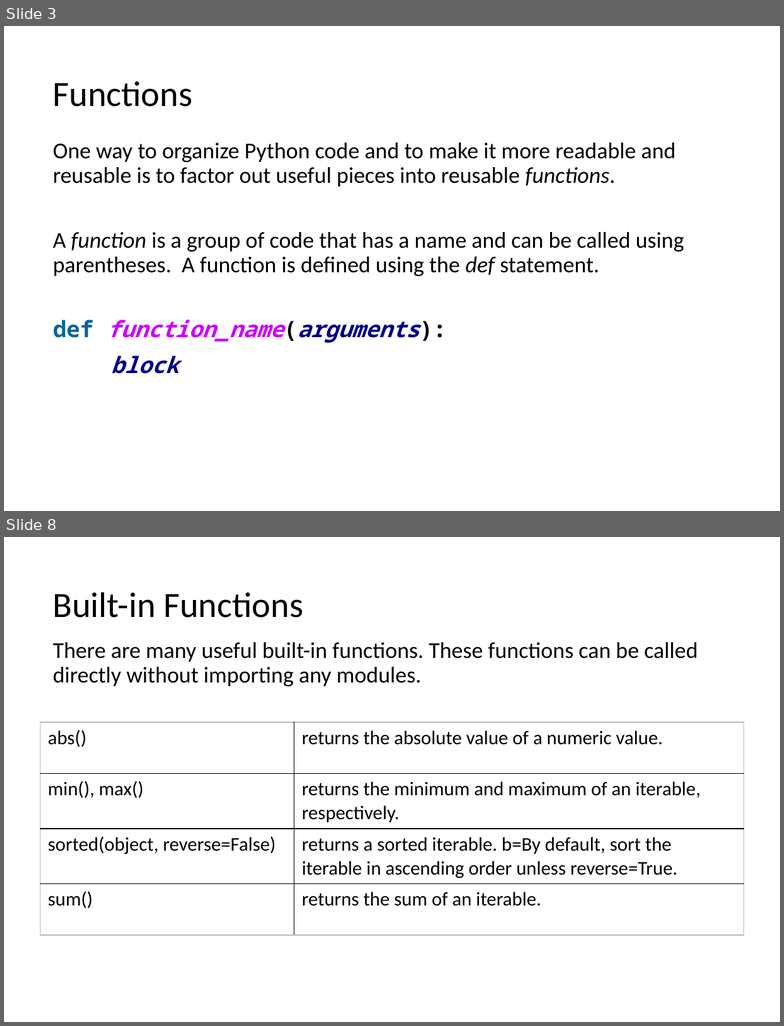
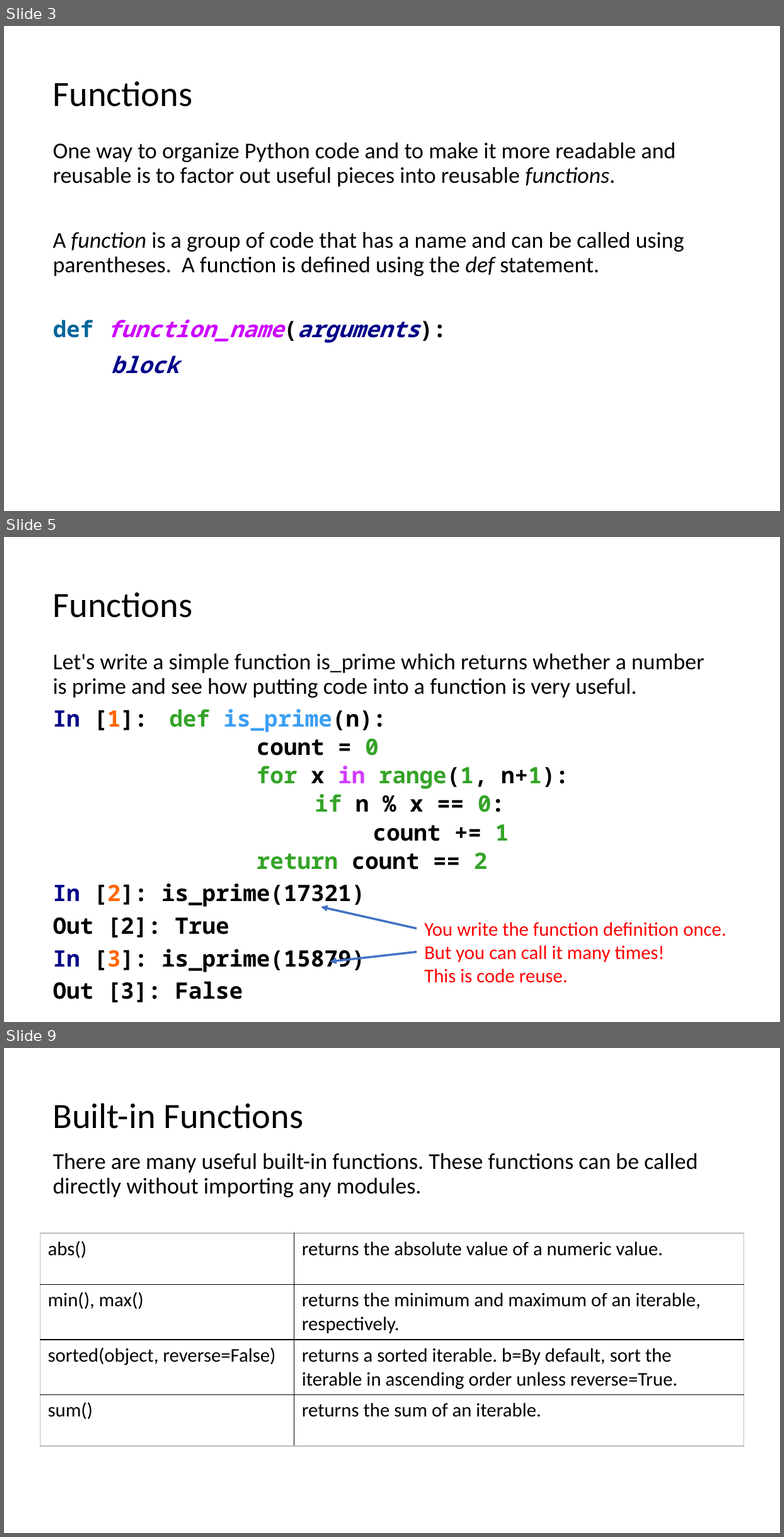
Before and after one commit to LongBaoNguyen/longbaonguyen.github.io, a slide deck: courses/apcsp/lect8.pptx. Shown one above the other, each under a label of ours: slides 3 and 8 before the commit, slides 3, 5 and 9 after it; the slides between them are not shown. The pictures are 784x1026 and 784x1537 pixels, drawn with LibreOffice and Linux fonts; fonts in the diff are those of the drawing. Boxes give left, top, right and bottom in pixels: in the first picture for what was removed or moved away, otherwise in the second. Text is boxed around its words. In the diff, an @@ line names an element or a change of style, - is before the commit and + after.

```diff
--- a/courses/apcsp/lect8.pptx
+++ b/courses/apcsp/lect8.pptx
@@ slide 5 added at box(4, 537, 780, 1022), background #FFFFFF @@
@@ title added at box(53, 592, 193, 618), 33 pt, text #000000 @@
+Functions
@@ text added at box(53, 654, 705, 1003), 21 pt, text #000000, bold @@
+Let's write a simple function is_prime which returns whether a number is prime and see how putting code into a function is very useful.
+In [1]: def is_prime(n):
+  count = 0
+  for x in range(1, n+1):
+  if n % x == 0:
+  count += 1
+  return count == 2
+In [2]: is_prime(17321)
+Out [2]: True
+In [3]: is_prime(15879)
+Out [3]: False
@@ arrow added from (417, 928) to (321, 907), #4472C4 2 pt @@
@@ text added at box(424, 922, 726, 983), 18 pt, text #FF0000 @@
+You write the function definition once.
+But you can call it many times!
+This is code reuse.
@@ arrow added from (417, 952) to (330, 962), #4472C4 2 pt @@
@@ what was slide 8 is now slide 9 @@
```
Also in this commit, not shown: 8 slides changed, 1 slide removed, 7 other files.
